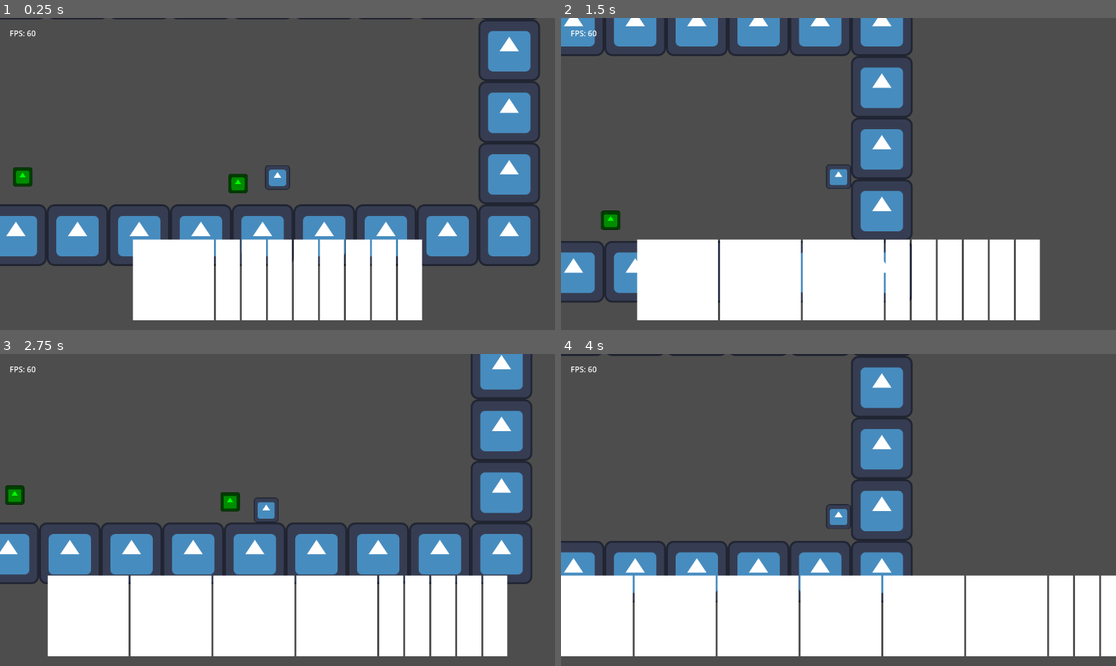
Above: before the commit, frames 1-4 (two rows, left to right).
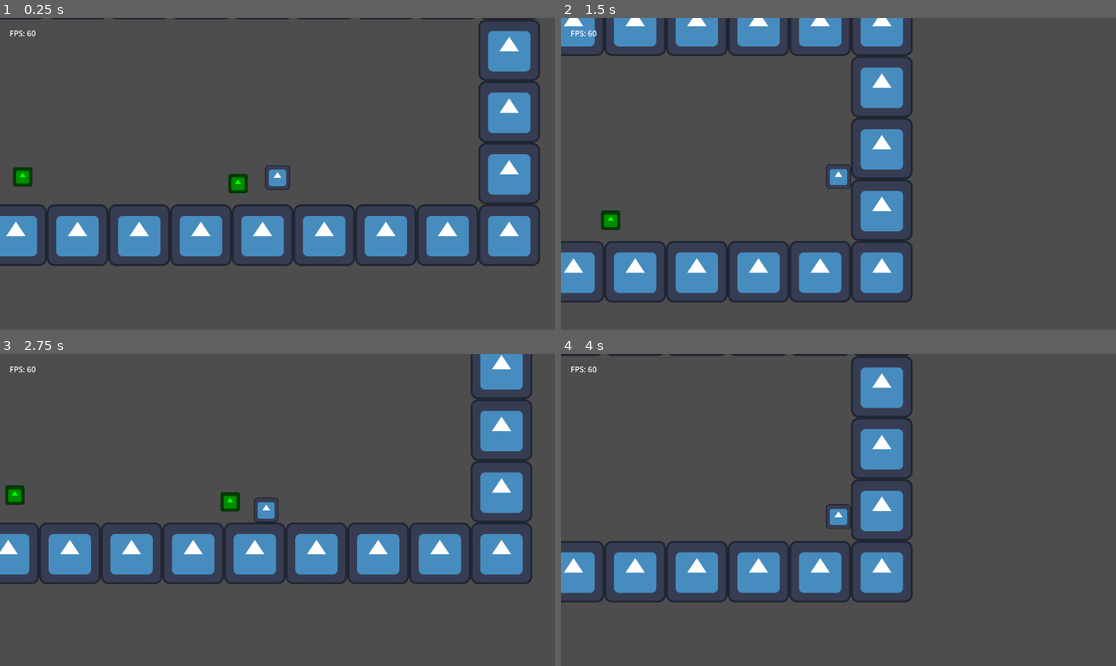
Above: after the commit, the same moments.

Repository: TheHumanMRP/RPG-Life-Tracker
Game: Godot game, scene res://Folders/Systems/Main/Scenes/main_scene.tscn
Two runs of this game, one before a commit and one after it. Both use one fixed random seed, a clock stepped at 60 frames per second and the inputs below. The engine's default icon, where the game draws it, is replaced by a stand-in: a white triangle on a blue panel in a dark square.
Inputs (mouse positions are in pixels of both pictures, inside the frame that each line leads up to):
- Up to frame 1 (0.25 s): no input
- Up to frame 2 (1.5 s): move the mouse to (733, 280) at 0.52 s; hold D (move_right) from 0.53 s (still down); tap I (add_test_sword) at 0.6, 1.35 s; click (733, 280) at 0.67 s; tap Space (jump) at 0.77 s; move the mouse to (788, 280) at 1.27 s; click (788, 280) at 1.42 s
- Up to frame 3 (2.75 s): tap Space (jump) at 1.52 s; move the mouse to (283, 616) at 2.02 s; release D (move_right) at 2.03 s; hold A (move_left) from 2.03 s (still down); tap I (add_test_sword) at 2.1 s; click (283, 616) at 2.17 s
- Up to frame 4 (4 s): move the mouse to (899, 616) at 2.77 s; release A (move_left) at 2.78 s; hold D (move_right) from 2.78 s (still down); tap I (add_test_sword) at 2.85, 3.6 s; click (899, 616) at 2.92 s; tap Space (jump) at 3.02, 3.77 s; move the mouse to (949, 616) at 3.52 s; click (949, 616) at 3.67 s

The runs differ from the first frame. In frame 1, 13% of the frame differs, in the area x 23-77%, y 70-97%; in frame 2, 18%; in frame 3, 21%; in frame 4, 26%, in the area x 0-100%, y 70-97%.
Error before the commit: Invalid assignment of property or key 'texture' with value of type 'CompressedTexture2D' on a base object of type 'null instance'. (res://Folders/Systems/Inven…
Error after the commit: Parse Error: Identifier "UNSELECTED_SLOT_BG_IMAGE_PATH" not declared in the current scope. (res://Folders/Systems/Inventory_System/Scripts/hotbar_slot.gd:37)

Commit message:
Auto commit at 2026-07-05 21:57:14

Diff:
--- a/Folders/Systems/Inventory_System/Scripts/hotbar_slot.gd
+++ b/Folders/Systems/Inventory_System/Scripts/hotbar_slot.gd
@@ -9,7 +9,7 @@
 @onready var display_logo: TextureRect = $%Logo_Display
 @onready var slot_number_label: Label = $%Slot_Number
 
-const UNSELECTED_SLOT_BG_IMAGE_PATH: String = "res://Folders/Assets/Pure-White.png"
+const UNSELECTED_HEX_VALUE: String = "res://Folders/Assets/Pure-White.png"
 const SELECTED_SLOT_BG_IMAGE_PATH: String = "res://Folders/Assets/Pure-Black.png"
 
 var EMPTY_SLOT: int = Global.get_empty_hotbar_slot_const()
